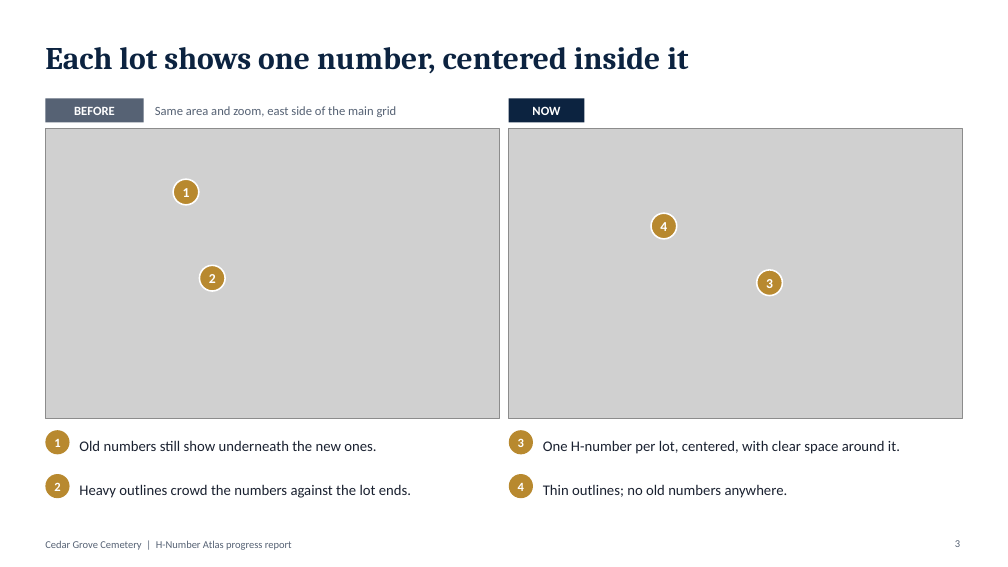
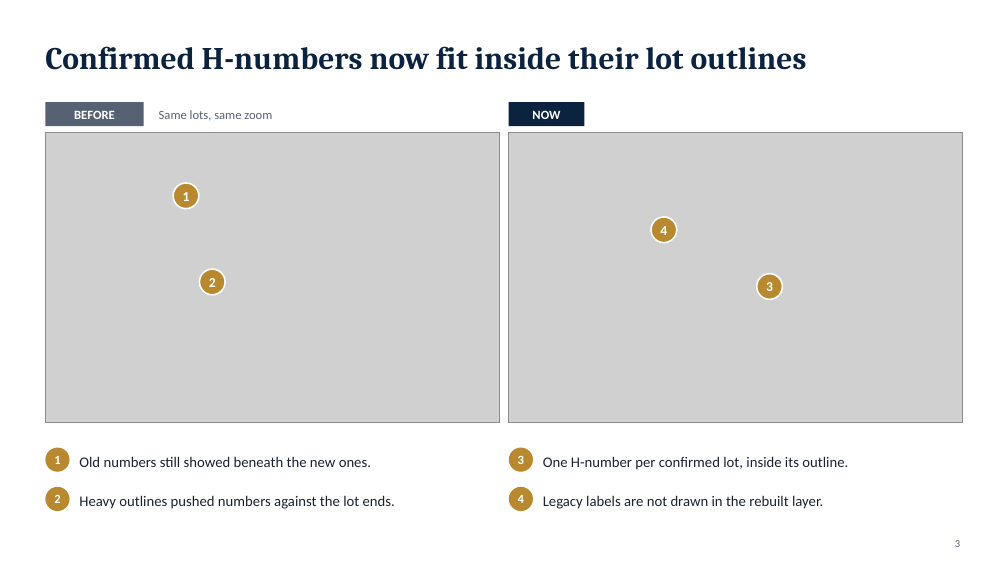
Before and after one commit to ZForgotten44/hafez-, a slide deck: slide 3 of h-number-map/deck/Cedar_Grove_H-Number_Atlas_Progress.pptx. Drawn at 1008x567 pixels with LibreOffice and Linux fonts; fonts in the diff are those of the drawing; grey boxes stand for pictures. Boxes give left, top, right and bottom in pixels: in the first picture for what was removed or moved away, otherwise in the second. Text is boxed around its words. In the diff, an @@ line names an element or a change of style, - is before the commit and + after.

```diff
--- a/h-number-map/deck/Cedar_Grove_H-Number_Atlas_Progress.pptx
+++ b/h-number-map/deck/Cedar_Grove_H-Number_Atlas_Progress.pptx
@@ text at [45, 46, 807, 70]: text changed @@
-Each lot shows one number, centered inside it
+Confirmed H-numbers now fit inside their lot outlines
@@ text at [159, 110, 272, 121]: text changed @@
-Same area and zoom, east side of the main grid
+Same lots, same zoom
@@ 4 ellipses, 2 pictures, 2 rectangles: place and size @@
-4 ellipses, 2 pictures, 2 rectangles at [45, 98, 963, 419]
+4 ellipses, 2 pictures, 2 rectangles at [45, 102, 963, 423]
@@ ellipse "1": place and size @@
-ellipse "1" at [45, 430, 70, 454]
+ellipse "1" at [45, 448, 70, 472]
@@ ellipse "3": place and size @@
-ellipse "3" at [509, 430, 533, 454]
+ellipse "3" at [509, 448, 533, 472]
@@ text at [79, 456, 371, 467]: text changed @@
-Old numbers still show underneath the new ones.
+Old numbers still showed beneath the new ones.
@@ text at [543, 456, 848, 470]: text changed @@
-One H-number per lot, centered, with clear space around it.
+One H-number per confirmed lot, inside its outline.
@@ ellipse "2": place and size @@
-ellipse "2" at [45, 474, 70, 498]
+ellipse "2" at [45, 487, 70, 511]
@@ text at [79, 495, 395, 509]: text changed @@
-Heavy outlines crowd the numbers against the lot ends.
+Heavy outlines pushed numbers against the lot ends.
@@ ellipse "4": place and size @@
-ellipse "4" at [509, 474, 533, 498]
+ellipse "4" at [509, 487, 533, 511]
@@ text at [543, 495, 823, 509]: text changed @@
-Thin outlines; no old numbers anywhere.
+Legacy labels are not drawn in the rebuilt layer.
@@ text removed at [45, 540, 292, 550] @@
-Cedar Grove Cemetery | H-Number Atlas progress report
```
Also in this commit, not shown: 5 other slides changed, 4 slides added, 4 slides removed, 56 other files.
